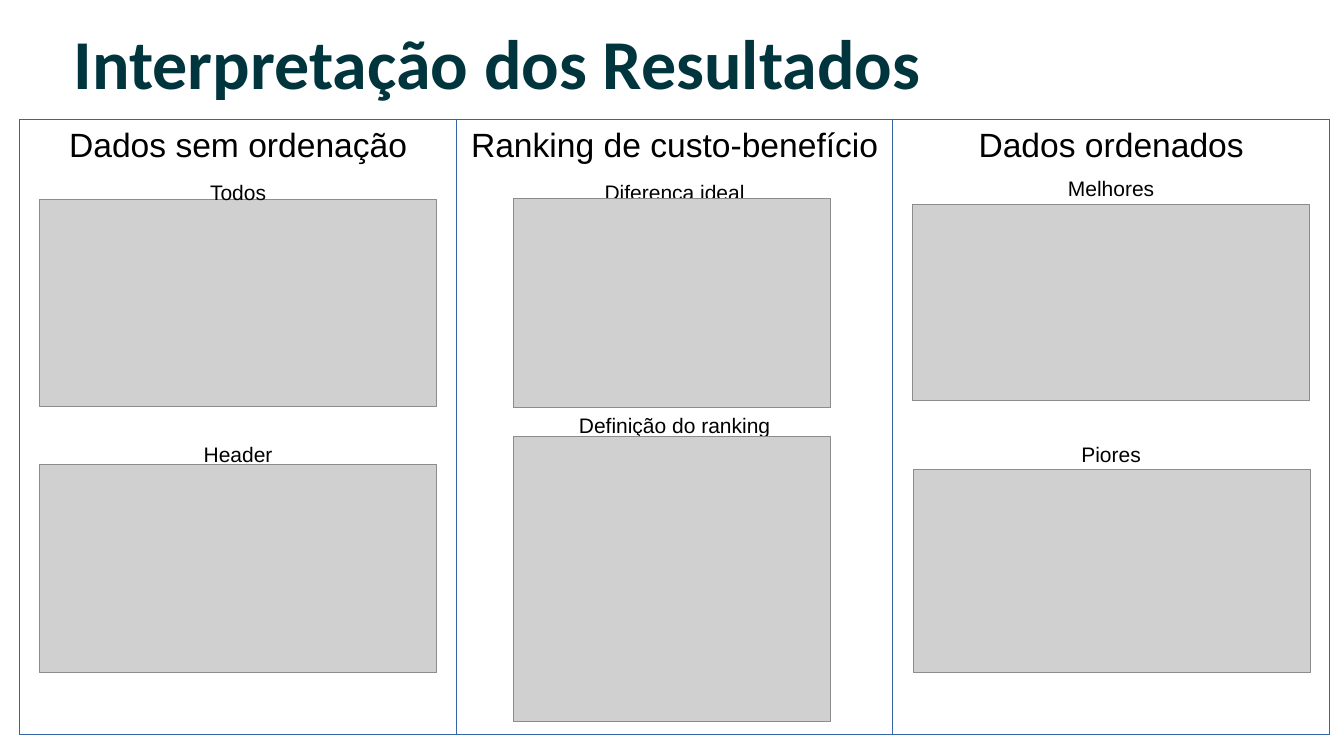
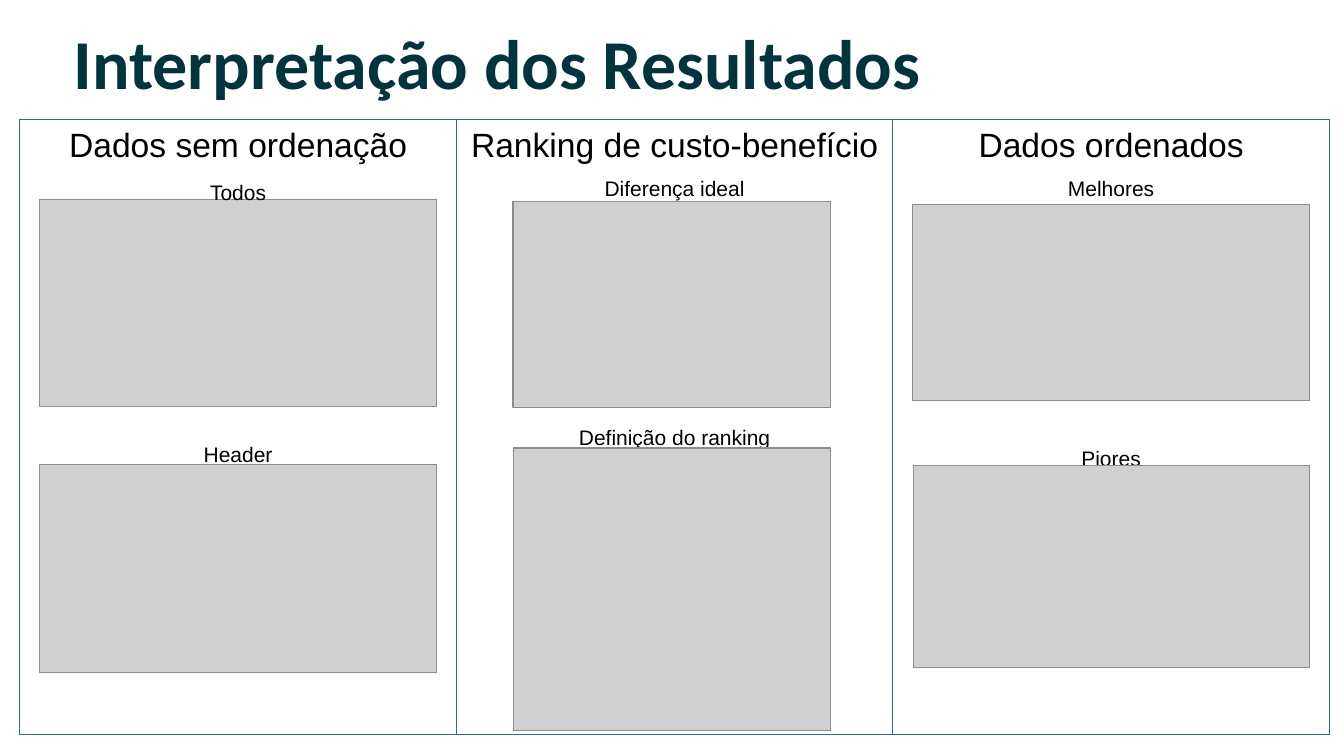
Before and after one commit to frlsouza/pmv_tcc_airbnb, a slide deck: slide 9 of Slides - Fabio Rafael - Ciência de Dados e Big Data.odp. Drawn at 1344x756 pixels with LibreOffice and Linux fonts; fonts in the diff are those of the drawing; grey boxes stand for pictures; background and template pictures are left out. Boxes give left, top, right and bottom in pixels: in the first picture for what was removed or moved away, otherwise in the second. Text is boxed around its words. In the diff, an @@ line names an element or a change of style, - is before the commit and + after.

```diff
--- a/Slides - Fabio Rafael - Ciência de Dados e Big Data.odp
+++ b/Slides - Fabio Rafael - Ciência de Dados e Big Data.odp
@@ text "Diferença ideal" rewrapped from bbox=[605, 184, 744, 199] to bbox=[605, 180, 744, 201] @@
@@ text "Definição do ranking": place and size @@
-text "Definição do ranking" at bbox=[579, 417, 770, 438]
+text "Definição do ranking" at bbox=[579, 429, 770, 449]
@@ picture: place and size @@
-picture at bbox=[914, 470, 1311, 673]
+picture at bbox=[513, 448, 831, 730]
@@ text "Piores": place and size @@
-text "Piores" at bbox=[1081, 446, 1140, 463]
+text "Piores" at bbox=[1081, 450, 1140, 466]
@@ picture: place and size @@
-picture at bbox=[513, 437, 831, 722]
+picture at bbox=[913, 466, 1310, 668]
```
Also in this commit, not shown: 7 other files.
